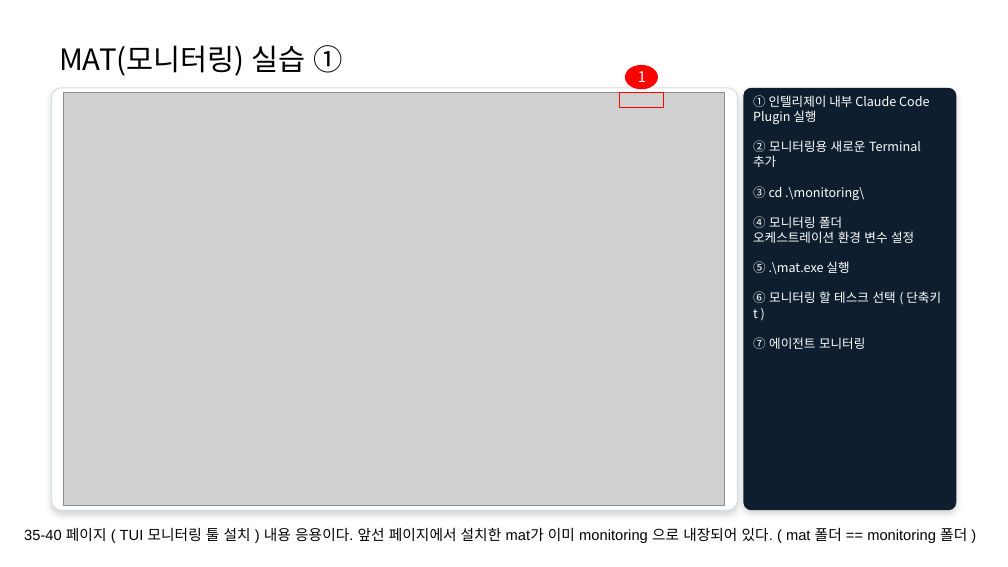
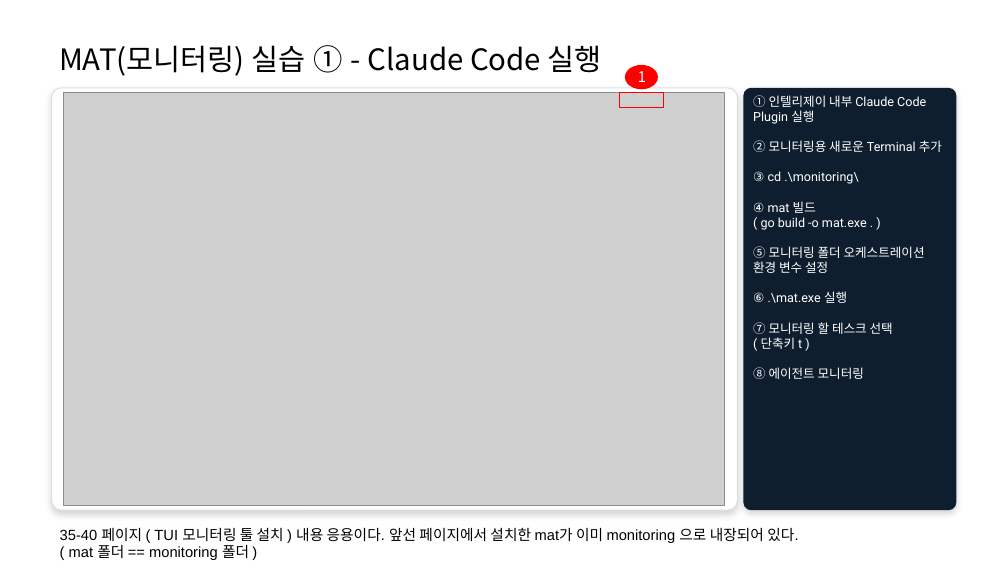
Before and after one commit to 313DEVGRP/Java-Service-Tree-Framework, a slide deck: slide 53 of Multi_Sub_Agent_USE_Manual_v1.0.pptx (slide 50 before the commit). Drawn at 1008x567 pixels with LibreOffice and Linux fonts; fonts in the diff are those of the drawing; grey boxes stand for pictures. Boxes give left, top, right and bottom in pixels: in the first picture for what was removed or moved away, otherwise in the second. Text is boxed around its words. In the diff, an @@ line names an element or a change of style, - is before the commit and + after.

```diff
--- a/Multi_Sub_Agent_USE_Manual_v1.0.pptx
+++ b/Multi_Sub_Agent_USE_Manual_v1.0.pptx
@@ text at <box>59,45,602,76</box>: text changed @@
-MAT(모니터링) 실습 ①
+MAT(모니터링) 실습 ① - Claude Code 실행
@@ text in rounded rectangle at <box>753,95,942,184</box>: font Noto Sans CJK KR to Roboto in "① 인텔리제이 내부 Claude Code Plugin 실행", "② 모니터링용 새로운 Terminal 추가", "③ cd .\monitoring\" @@
@@ text in rounded rectangle at <box>753,201,925,379</box>: text changed; font Noto Sans CJK KR to Roboto @@
-④ 모니터링 폴더 오케스트레이션 환경 변수 설정
-⑤ .\mat.exe 실행
-⑥ 모니터링 할 테스크 선택 ( 단축키 t )
-⑦ 에이전트 모니터링
+④ mat 빌드
+( go build -o mat.exe . )
+⑤ 모니터링 폴더 오케스트레이션 환경 변수 설정
+⑥ .\mat.exe 실행
+⑦ 모니터링 할 테스크 선택
+( 단축키 t )
+⑧ 에이전트 모니터링
@@ text at <box>60,528,798,560</box>: text changed @@
-35-40 페이지 ( TUI 모니터링 툴 설치 ) 내용 응용이다. 앞선 페이지에서 설치한 mat가 이미 monitoring 으로 내장되어 있다. ( mat 폴더 == monitoring 폴더 )
+35-40 페이지 ( TUI 모니터링 툴 설치 ) 내용 응용이다. 앞선 페이지에서 설치한 mat가 이미 monitoring 으로 내장되어 있다.
+( mat 폴더 == monitoring 폴더 )
```
Also in this commit, not shown: 6 other slides changed, 4 slides added.
